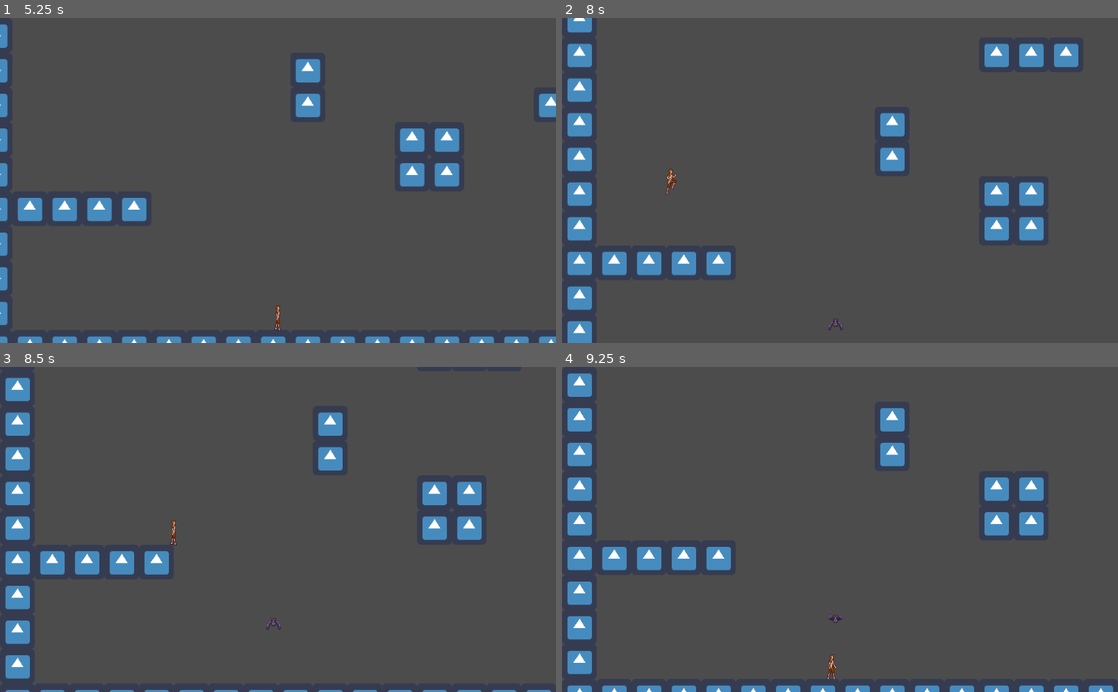
Above: before the commit, frames 1-4 (two rows, left to right).
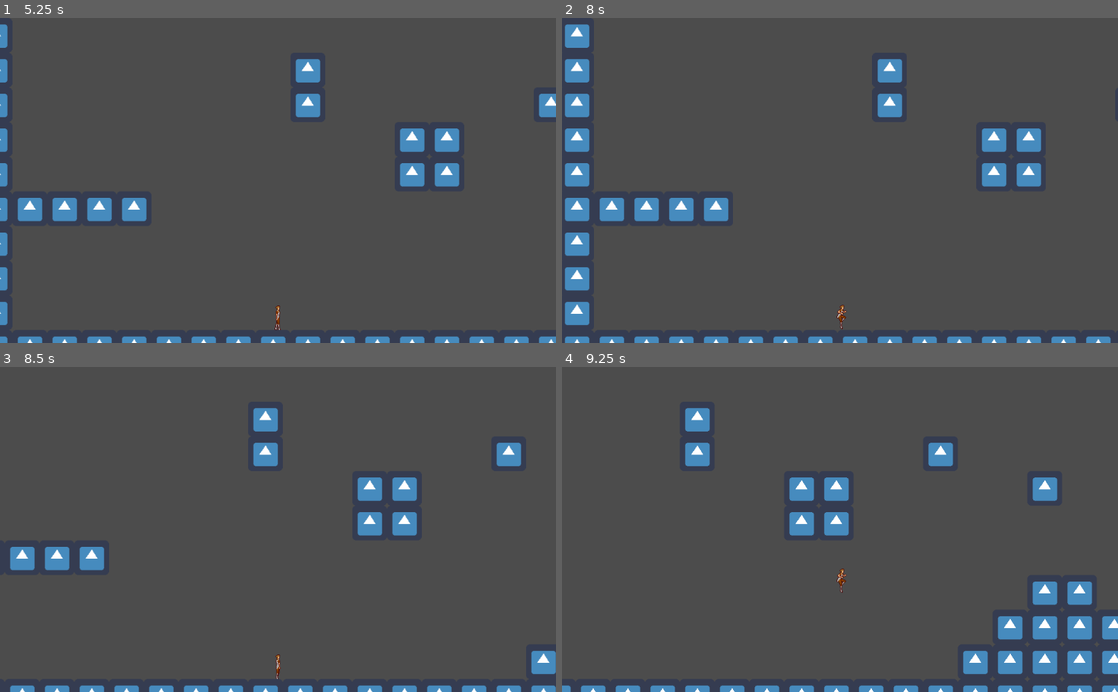
Above: after the commit, the same moments.

Repository: mkareken/2D-Platformer-Character
Game: Godot game, scene res://Game.tscn
The game is run twice, just before and just after one commit, with the same random seed, the same clock (stepped at 60 frames per second) and the same inputs. The engine's default icon, where the game draws it, is replaced by a stand-in: a white triangle on a blue panel in a dark square.
Inputs:
- Up to frame 1 (5.25 s): hold W (jump) 0.53-1.28 s; hold D (right) 0.53-2.03 s; tap Enter at 1.25 s; tap W (jump) at 1.35, 1.52, 1.82, 2.85, 3.02, 3.32, 4.35, 4.52, 4.82 s; hold A (left) 2.03-2.78 s; hold W (jump) 2.03-2.78 s; tap Space at 2.75 s; hold D (right) 2.78-4.28 s; hold W (jump) 3.53-4.28 s; hold A (left) 4.28-5.03 s; hold D (right) from 5.03 s (still down); hold W (jump) from 5.03 s (still down)
- Up to frame 2 (8 s): release D (right) at 5.78 s; release W (jump) at 5.78 s; hold A (left) 5.78-7.28 s; tap W (jump) at 5.85, 6.02, 6.32, 7.35, 7.52, 7.82 s; hold W (jump) 6.53-7.28 s; hold D (right) from 7.28 s (still down)
- Up to frame 3 (8.5 s): keep holding D (right); hold W (jump) from 8.03 s (still down)
- Up to frame 4 (9.25 s): keep holding D (right); release W (jump) at 8.78 s; tap W (jump) at 8.85, 9.02 s

Frame 1 is identical in both runs. In frame 2, 12% of the frame differs, in the area x 0-99%, y 0-100%; in frame 3, 9.9%; in frame 4, 13%, in the area x 0-100%, y 1-100%.
Error before the commit: Invalid get index 'global_position' (on base: 'previously freed instance'). (res://Bat.gd:12)

Commit message:
Initial commit

Diff:
--- a/Bat.gd
+++ /dev/null
@@ -1,22 +0,0 @@
-extends KinematicBody2D
-
-var player = null
-onready var ray = $RayCast2D
-export var speed = 250
-export var looking_speed = 100
-
-func _physics_process(_delta):
-	if player == null:
-		player = get_node("/root/Game/Player_Container/Player")
-	else:
-		ray.cast_to = ray.to_local(player.global_position)
-		var c = ray.get_collider()
-		if c:
-			var velocity = ray.cast_to.normalized()*looking_speed
-			if c.name == "Player":
-				velocity = ray.cast_to.normalized()*speed
-			move_and_slide(velocity, Vector2(0,0))
-
-func _on_Area2D_body_entered(body):
-	if body.name == "Player":
-		body.die()
--- a/Enemy/Found.gd
+++ /dev/null
@@ -1,27 +0,0 @@
-extends Node
-
-onready var SM = get_parent()
-onready var enemy = get_node("../..")
-
-onready var player = null
-onready var ray = enemy.get_node("RayCast2D")
-onready var laser = enemy.get_node("Laser")
-
-func _ready():
-	yield(enemy, "ready")
-
-func physics_process(_delta):
-	if player == null:
-		player = get_node("/root/Game/Player_Container/Player")
-	else:
-		var player_pos = ray.to_local(player.global_position)
-		ray.cast_to = player_pos
-		var ang = wrapf(rad2deg(laser.points[0].angle_to_point(laser.points[1])),0,360)
-		if ang <= 180:
-			enemy.set_turret_angle(ang)
-		enemy.update_laser(enemy.to_local(ray.get_collision_point()),true)
-		var c = ray.get_collider()
-		if c and not c.name == "Player":
-			SM.set_state("Scanning")
-		else:
-			player.die()
--- a/Enemy/Scanning.gd
+++ /dev/null
@@ -1,21 +0,0 @@
-extends Node
-
-onready var SM = get_parent()
-onready var enemy = get_node("../..")
-onready var ray = enemy.get_node("RayCast2D")
-
-func _ready():
-	yield(enemy, "ready")
-
-func physics_process(_delta):
-	if enemy.increasing:
-		enemy.increase_turret()
-	else:
-		enemy.decrease_turret()
-	enemy.set_turret_angle(enemy.turret_pos)
-	enemy.set_ray_angle(enemy.turret_pos)
-	ray.cast_to = Vector2(-10000,0)
-	enemy.update_laser(enemy.to_local(ray.get_collision_point()),false)
-	var c = ray.get_collider()
-	if c and c.name == "Player":
-		SM.set_state("Searching")
--- a/Enemy/Searching.gd
+++ /dev/null
@@ -1,36 +0,0 @@
-extends Node
-
-onready var SM = get_parent()
-onready var enemy = get_node("../..")
-
-onready var player = null
-onready var ray = enemy.get_node("RayCast2D")
-onready var laser = enemy.get_node("Laser")
-onready var timer = enemy.get_node("Search_Time")
-
-func _ready():
-	yield(enemy, "ready")
-
-func start():
-	enemy.found = false
-	timer.start()
-
-func end():
-	timer.stop()
-
-
-func physics_process(_delta):
-	if player == null:
-		player = get_node("/root/Game/Player_Container/Player")
-	else:
-		var player_pos = ray.to_local(player.global_position)
-		ray.cast_to = player_pos
-		enemy.update_laser(enemy.to_local(ray.get_collision_point()),true)
-		var ang = wrapf(rad2deg(laser.points[0].angle_to_point(laser.points[1])),0,360)
-		if ang < 180:
-			enemy.set_turret_angle(ang)
-		var c = ray.get_collider()
-		if c and not c.name == "Player":
-			SM.set_state("Scanning")
-		if enemy.found:
-			SM.set_state("Found")
--- a/Enemy/StateMachine.gd
+++ /dev/null
@@ -1,35 +0,0 @@
-extends Node
-
-onready var state = null
-onready var previous_state = null
-onready var state_name = ""
-
-func _ready():
-	if get_child_count():
-		set_state(get_children()[0].name)
-
-func _physics_process(delta):
-	if state and state.has_method("physics_process"):
-		state.physics_process(delta)
-
-func _process(delta):
-	if state and state.has_method("process"):
-		state.process(delta)
-
-func _unhandled_input(event):
-	if state and state.has_method("unhandled_input"):
-		state.unhandled_input(event)
-
-func set_state(s):
-	state_name = s
-	var new_state = get_node(s)
-	if new_state != null:
-		if state != null:
-			if state.has_method("end"):
-				state.end()
-			previous_state = state
-		state = new_state
-		if state.has_method("start"):
-			state.start()
-	else:
-		state = null
--- a/Enemy/Turret.gd
+++ /dev/null
@@ -1,56 +0,0 @@
-extends KinematicBody2D
-
-onready var SM = $StateMachine
-
-var found = false
-
-var turret_pos = 0
-export var turret_speed = 0.5
-var turret_range = [0,180]
-var increasing = true
-
-func _ready():
-	randomize()
-	turret_pos = (randi() + turret_range[0]) % turret_range[1]
-	$State.rect_rotation -= rotation_degrees
-
-func _physics_process(_delta):
-	if $State.text != SM.state_name:
-		$State.text = SM.state_name
-
-func increase_turret():
-	turret_pos += turret_speed
-	if turret_pos >= turret_range[1] and increasing:
-		increasing = false
-	turret_pos = clamp(turret_pos,turret_range[0],turret_range[1])
-
-func decrease_turret():
-	turret_pos -= turret_speed
-	if turret_pos <= turret_range[0] and not increasing:
-		increasing = true
-	turret_pos = clamp(turret_pos,turret_range[0],turret_range[1])
-
-func set_turret_angle(ang):
-	ang = wrapf(ang,0,360)
-	ang = clamp(ang,turret_range[0],turret_range[1])
-	$Cannon.rotation_degrees = ang
-
-func set_ray_angle(ang):
-	$RayCast2D.rotation_degrees = ang
-
-func update_laser(target,shooting):
-	$Laser.points[1] = target
-	if shooting:
-		$Laser.default_color = Color8(224,49,49)
-	else:
-		$Laser.default_color = Color8(169, 227, 75)
-
-
-func set_mode(m):
-	if m == "shooting":
-		$Cannon.modulate = Color(1,0.5,0.5,1)
-	else:
-		$Cannon.modulate = Color(1,1,1,1)
-
-func _on_Search_Time_timeout():
-	found = true
--- a/Enemy/Turret.tscn
+++ /dev/null
@@ -1,64 +0,0 @@
-[gd_scene load_steps=9 format=2]
-
-[ext_resource path="res://Assets/turret.png" type="Texture" id=1]
-[ext_resource path="res://Enemy/Turret.gd" type="Script" id=2]
-[ext_resource path="res://Assets/cannon.png" type="Texture" id=3]
-[ext_resource path="res://Enemy/StateMachine.gd" type="Script" id=4]
-[ext_resource path="res://Enemy/Scanning.gd" type="Script" id=5]
-[ext_resource path="res://Enemy/Searching.gd" type="Script" id=6]
-[ext_resource path="res://Enemy/Found.gd" type="Script" id=7]
-
-[sub_resource type="CircleShape2D" id=1]
-radius = 20.0
-
-[node name="Turret" type="KinematicBody2D"]
-script = ExtResource( 2 )
-
-[node name="State" type="Label" parent="."]
-margin_left = -50.0
-margin_top = -60.0
-margin_right = 50.0
-margin_bottom = -46.0
-rect_pivot_offset = Vector2( 50, 6 )
-align = 1
-valign = 1
-__meta__ = {
-"_edit_use_anchors_": false
-}
-
-[node name="Laser" type="Line2D" parent="."]
-points = PoolVector2Array( 0, 0, -25, 0 )
-width = 1.0
-default_color = Color( 0.941176, 0.243137, 0.243137, 1 )
-
-[node name="Cannon" type="Sprite" parent="."]
-position = Vector2( 0, -1 )
-texture = ExtResource( 3 )
-
-[node name="Turret" type="Sprite" parent="."]
-position = Vector2( 0, -15 )
-texture = ExtResource( 1 )
-region_rect = Rect2( 0, 0, 248, 198 )
-
-[node name="CollisionShape2D" type="CollisionShape2D" parent="."]
-shape = SubResource( 1 )
-
-[node name="RayCast2D" type="RayCast2D" parent="."]
-enabled = true
-cast_to = Vector2( -1000, 0 )
-
-[node name="Search_Time" type="Timer" parent="."]
-one_shot = true
-
-[node name="StateMachine" type="Node" parent="."]
-script = ExtResource( 4 )
-
-[node name="Scanning" type="Node" parent="StateMachine"]
-script = ExtResource( 5 )
-
-[node name="Searching" type="Node" parent="StateMachine"]
-script = ExtResource( 6 )
-
-[node name="Found" type="Node" parent="StateMachine"]
-script = ExtResource( 7 )
-[connection signal="timeout" from="Search_Time" to="." method="_on_Search_Time_timeout"]
--- a/Game.tscn
+++ b/Game.tscn
@@ -1,49 +1,19 @@
-[gd_scene load_steps=15 format=2]
+[gd_scene load_steps=7 format=2]
 
 [ext_resource path="res://icon.png" type="Texture" id=1]
-[ext_resource path="res://Bat.gd" type="Script" id=2]
-[ext_resource path="res://Assets/bat.png" type="Texture" id=3]
 [ext_resource path="res://Player/Player_Container.gd" type="Script" id=12]
 
-[sub_resource type="AtlasTexture" id=8]
-flags = 4
-atlas = ExtResource( 3 )
-region = Rect2( 0, 0, 48, 48 )
-
-[sub_resource type="AtlasTexture" id=9]
-flags = 4
-atlas = ExtResource( 3 )
-region = Rect2( 48, 0, 48, 48 )
-
-[sub_resource type="AtlasTexture" id=10]
-flags = 4
-atlas = ExtResource( 3 )
-region = Rect2( 96, 0, 48, 48 )
-
-[sub_resource type="SpriteFrames" id=1]
-animations = [ {
-"frames": [ SubResource( 8 ), SubResource( 9 ), SubResource( 10 ) ],
-"loop": true,
-"name": "default",
-"speed": 5.0
-} ]
-
-[sub_resource type="CircleShape2D" id=2]
-
-[sub_resource type="CircleShape2D" id=3]
-radius = 12.0
-
-[sub_resource type="NavigationPolygon" id=4]
+[sub_resource type="NavigationPolygon" id=1]
 vertices = PoolVector2Array( 64, 64, 0, 64, 0, 0, 64, 0 )
 polygons = [ PoolIntArray( 0, 1, 2, 3 ) ]
 
-[sub_resource type="OccluderPolygon2D" id=5]
+[sub_resource type="OccluderPolygon2D" id=2]
 polygon = PoolVector2Array( 64, 64, 0, 64, 0, 0, 64, 0 )
 
-[sub_resource type="ConvexPolygonShape2D" id=6]
+[sub_resource type="ConvexPolygonShape2D" id=3]
 points = PoolVector2Array( 64, 64, 0, 64, 0, 0, 64, 0 )
 
-[sub_resource type="TileSet" id=7]
+[sub_resource type="TileSet" id=4]
 0/name = "icon.png 0"
 0/texture = ExtResource( 1 )
 0/tex_offset = Vector2( 0, 0 )
@@ -80,29 +50,7 @@
 limit_right = 3760
 limit_bottom = 600
 
-[node name="Enemy_Container" type="Node2D" parent="."]
-
-[node name="Bat" type="KinematicBody2D" parent="Enemy_Container"]
-position = Vector2( 2000, 100 )
-script = ExtResource( 2 )
-
-[node name="AnimatedSprite" type="AnimatedSprite" parent="Enemy_Container/Bat"]
-frames = SubResource( 1 )
-playing = true
-
-[node name="CollisionShape2D" type="CollisionShape2D" parent="Enemy_Container/Bat"]
-shape = SubResource( 2 )
-
-[node name="RayCast2D" type="RayCast2D" parent="Enemy_Container/Bat"]
-enabled = true
-
-[node name="Area2D" type="Area2D" parent="Enemy_Container/Bat"]
-
-[node name="CollisionShape2D" type="CollisionShape2D" parent="Enemy_Container/Bat/Area2D"]
-shape = SubResource( 3 )
-
 [node name="TileMap" type="TileMap" parent="."]
-tile_set = SubResource( 7 )
+tile_set = SubResource( 4 )
 format = 1
 tile_data = PoolIntArray( -720896, 0, 0, -720895, 0, 0, -720894, 0, 0, -720893, 0, 0, -720892, 0, 0, -720891, 0, 0, -72 …(2954 unchanged characters)…
-[connection signal="body_entered" from="Enemy_Container/Bat/Area2D" to="Enemy_Container/Bat" method="_on_Area2D_body_entered"]
Binary file removed: Assets/bat.png
Binary file removed: Assets/cannon.png
Binary file removed: Assets/turret.png
Not shown: 1 places in Game.tscn that only renumber resources
Not shown, changed: README.md
